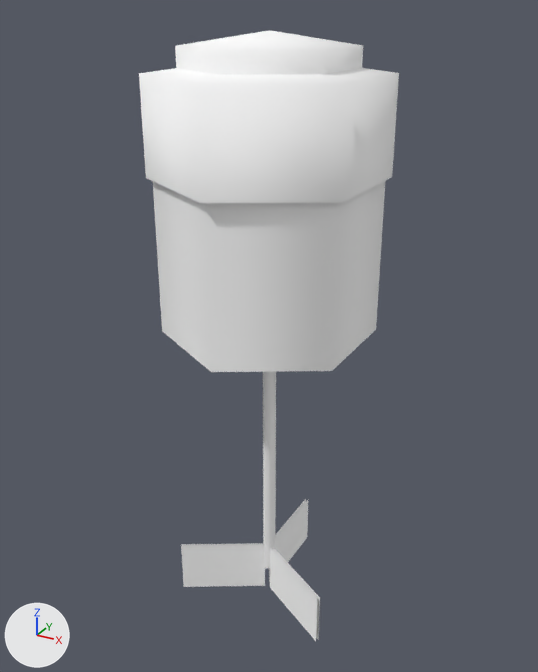
An edit to the glTF model public/3d/item/model__item__shop.ofs_3897_0/3897kg3_shp19.gltf, drawn before and after from the same camera.
Camera for both pictures: a 50 mm camera at (1.081, -1.966, 2.024) aimed at (-0.011, 0.019, 1.031). Every picture has the same lights, and +X, +Y and +Z are marked at lower left. The picture after the commit comes second.

In view in the first picture: '3897kg3_shp19'.
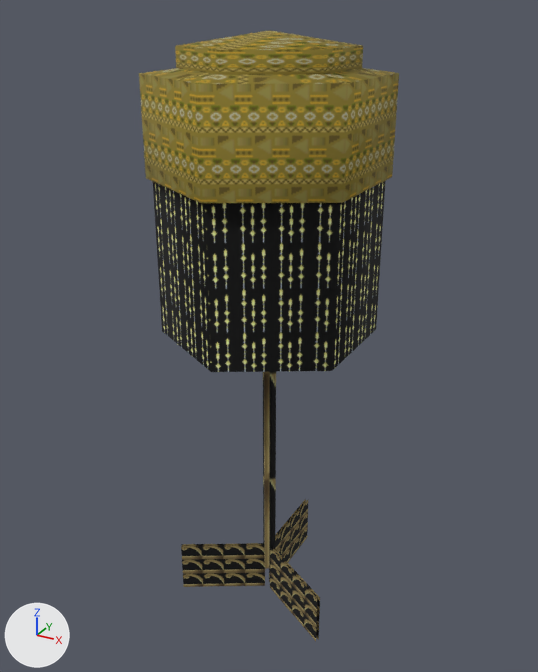
Where the change shows, as pixel boxes [x1, y1, x2, y2] in the pictures (538 x 672 px):
```json
{"object": "3897kg3_shp19", "change": "surface changed", "before": [139, 30, 399, 641], "after": [139, 30, 399, 641], "on screen": "darker"}
```

Scene script edits in JSON lines:
```json
{"op": "add", "block": "img_shp19_1", "code": ["img_shp19_1 = load_image('shp19_1', '_unpacked/shp19_1', 32, 32, 'sRGB')"]}
{"op": "add", "block": "img_shp19_2", "code": ["img_shp19_2 = load_image('shp19_2', '_unpacked/shp19_2', 32, 32, 'sRGB')"]}
{"op": "add", "block": "img_shp19_3", "code": ["img_shp19_3 = load_image('shp19_3', '_unpacked/shp19_3', 32, 32, 'sRGB')"]}
{"op": "remove", "block": "mat_shp19_3", "code": "mat_shp19_3.base_color = (1.0, 1.0, 1.0)  # white #ffffff"}
{"op": "add", "block": "mat_shp19_3", "code": "mat_shp19_3.texture = img_shp19_3"}
{"op": "remove", "block": "mat_shp19_2", "code": "mat_shp19_2.base_color = (1.0, 1.0, 1.0)  # white #ffffff"}
{"op": "add", "block": "mat_shp19_2", "code": "mat_shp19_2.texture = img_shp19_2"}
{"op": "remove", "block": "mat_shp19_1", "code": "mat_shp19_1.base_color = (1.0, 1.0, 1.0)  # white #ffffff"}
{"op": "add", "block": "mat_shp19_1", "code": "mat_shp19_1.texture = img_shp19_1"}
```
